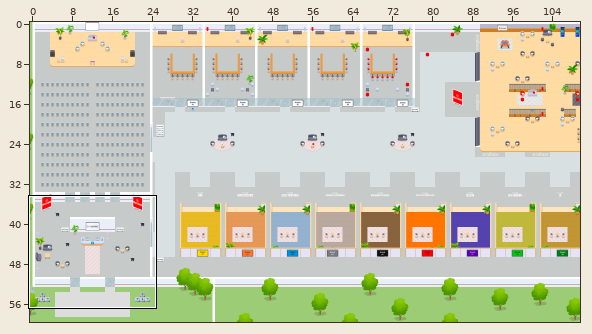
Tiled map (JSON) -- map.tmj. The first picture is a wide view before the edit; the outline marks the close-up.
Close-up. The starting point:
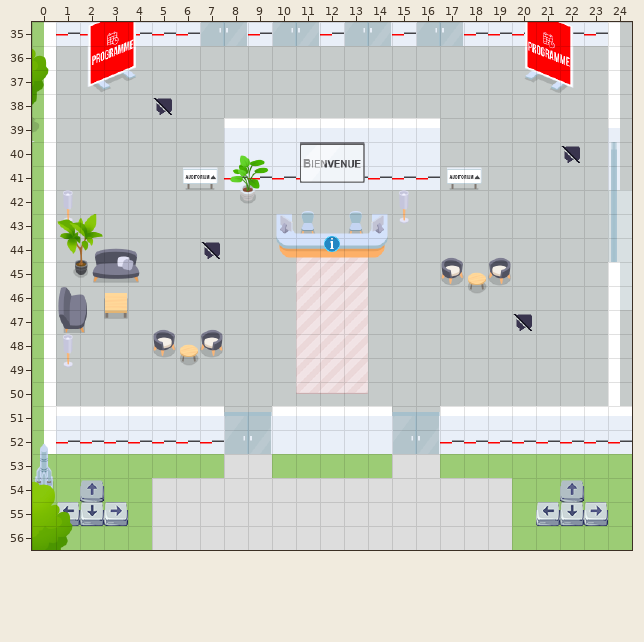
Cells are 32x32 px. Shown: x 0..24, y 35..56. The commit also changed other parts of the map, which this record leaves out.
And afterwards:
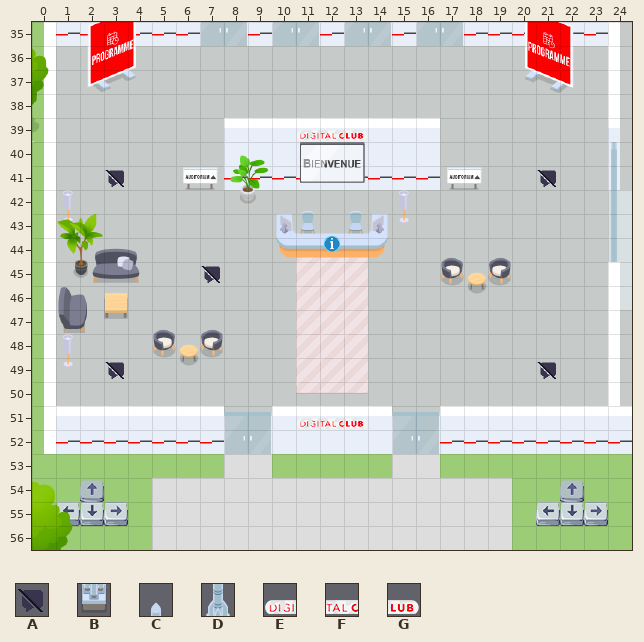
Key: from "Chunk 1": A 161; from "Chunk 2": B 161, C 181, D 182; from "Chunk 3": E 24, F 25, G 26.
_ is an empty cell.
Tiles replaced or removed in this view: A, B, C, D.
Edits made:
Changed rows in their new state; . is an unchanged cell.
Layer "walls/walls1":
first column x 3:
38 .._.................
40 ..................._
41 A.................A.
44 ...._...............
45 ....A...............
47 ................._..
49 A.................A.
Layer "furniture/furniture3":
first column x 0:
54 _
Layer "above/above0":
first column x 0:
52 _
53 _
Layer "above/above2":
first column x 11:
39 EFG
first column x 11:
51 EFG
